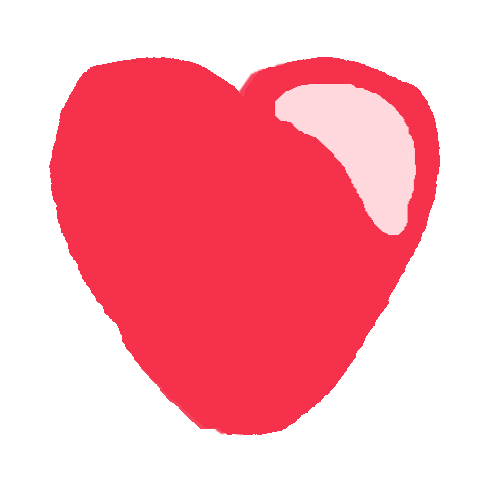
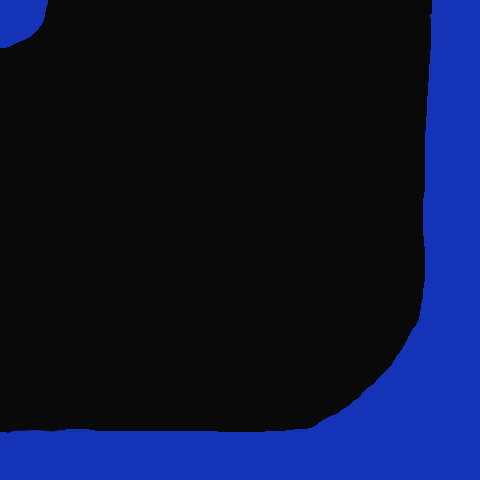
Before/after of a (480, 480) layered artwork. What changed in the layer stack:
showed group "Walls_thinner" (22 layers) over [0, 0, 480, 480]
showed "9", painted on it, masked it over [0, 0, 432, 433]
showed "BG", painted on it over [0, 0, 480, 480]
hid "Lives copy" over [49, 57, 440, 435]
hid "Lives" over [55, 58, 418, 436]
